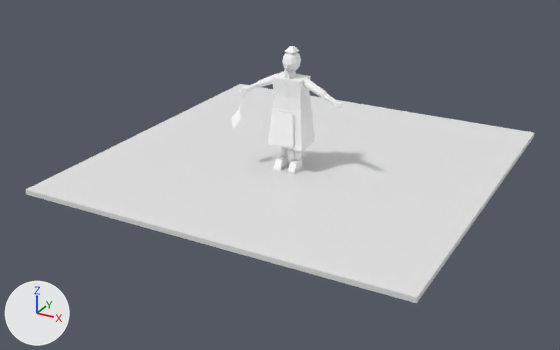
An edit to the Blender file ArtSource/Pedestrians/Blender/YardBabushka3D.blend, drawn before and after from the same camera.
Before and after are seen from a 50 mm lens placed at (4.8, -9.05, 4.36), pointed at (-0.09, -0.16, -0.08). Lighting does not change. The marker at lower left points along +X, +Y and +Z. The picture after the commit comes second.

Names of what the first picture shows: 'CLO_Apron', 'CLO_Skirt', 'GEO_Bust', 'GEO_Waist', 'PreviewGround' and 14 more.
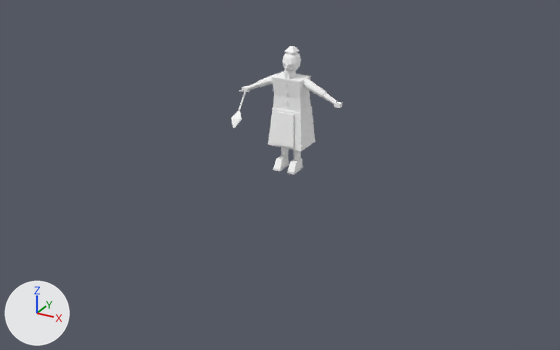
The change in detail:
Object 'PreviewGround' (ob_previewground) is deleted.

Pixel boxes (x1, y1, x2, y2) of what changed, in the pictures (560 x 350 px):
'PreviewGround', deleted: before (26, 84, 534, 303)
